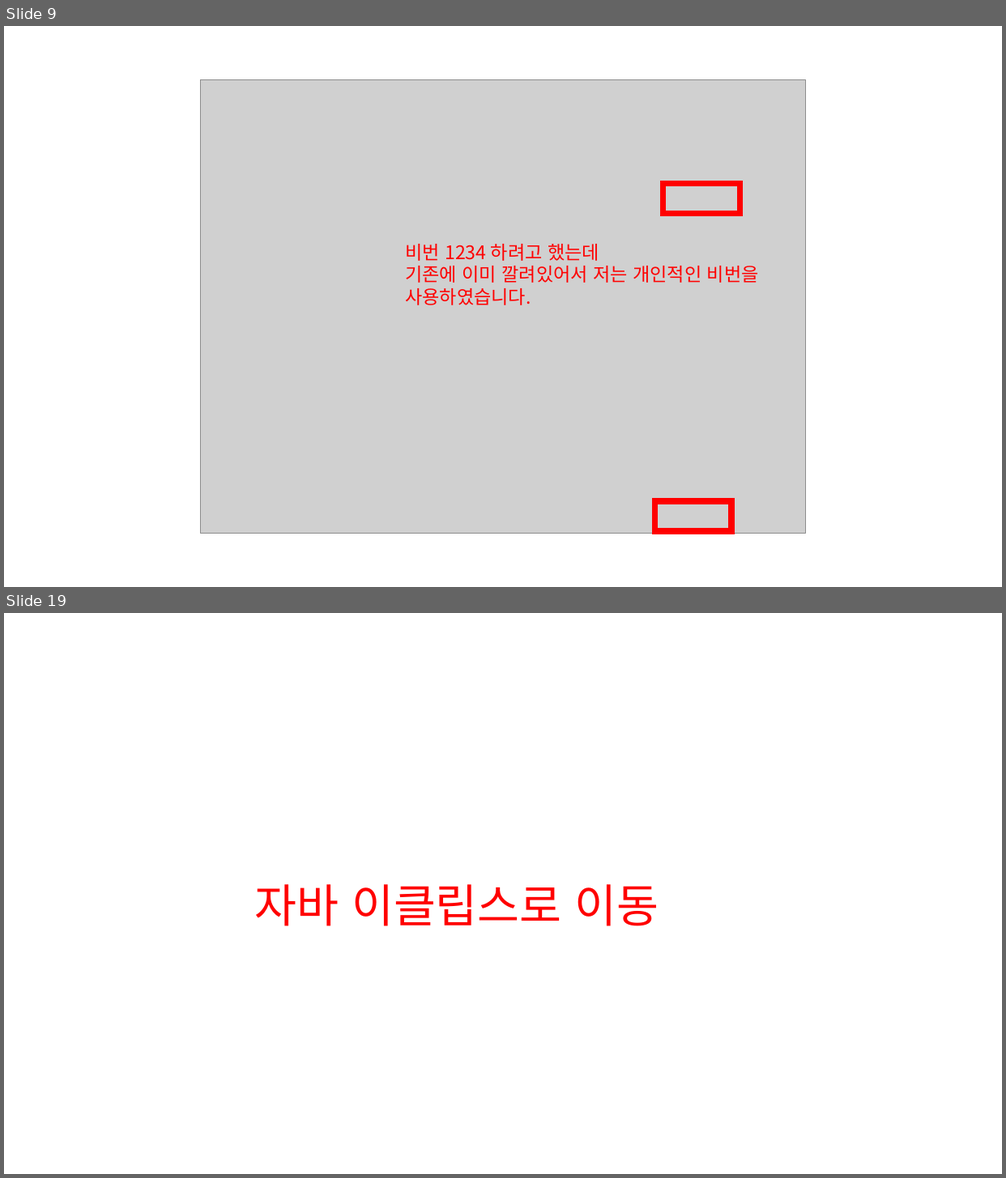
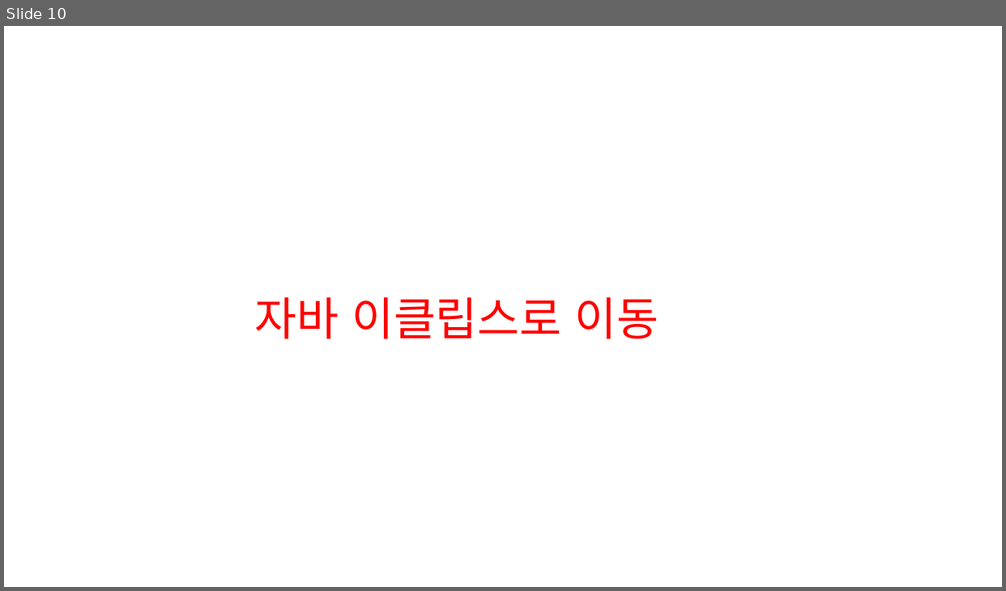
Before and after one commit to ssssksss/ReactBlog, a slide deck: public/img/jsp2_4.pptx. Shown one above the other, each under a label of ours: slides 9 and 19 before the commit, slide 10 after it; the slides between them are not shown. The pictures are 1006x1178 and 1006x591 pixels, drawn with LibreOffice and Linux fonts; fonts in the diff are those of the drawing; grey boxes stand for pictures. Boxes give left, top, right and bottom in pixels: in the first picture for what was removed or moved away, otherwise in the second. Text is boxed around its words. In the diff, an @@ line names an element or a change of style, - is before the commit and + after.

```diff
--- a/public/img/jsp2_4.pptx
+++ b/public/img/jsp2_4.pptx
@@ slide 9 removed at [4, 26, 1002, 587], background #FFFFFF @@
@@ picture removed at [200, 80, 806, 533] @@
@@ rectangle removed at [663, 183, 740, 213] @@
@@ text removed at [405, 244, 759, 305] @@
-비번 1234 하려고 했는데
-기존에 이미 깔려있어서 저는 개인적인 비번을
-사용하였습니다.
@@ rectangle removed at [654, 501, 731, 531] @@
@@ what was slide 19 is now slide 10 @@
```
Also in this commit, not shown: 14 slides added, 20 other slides removed, 25 other files.
